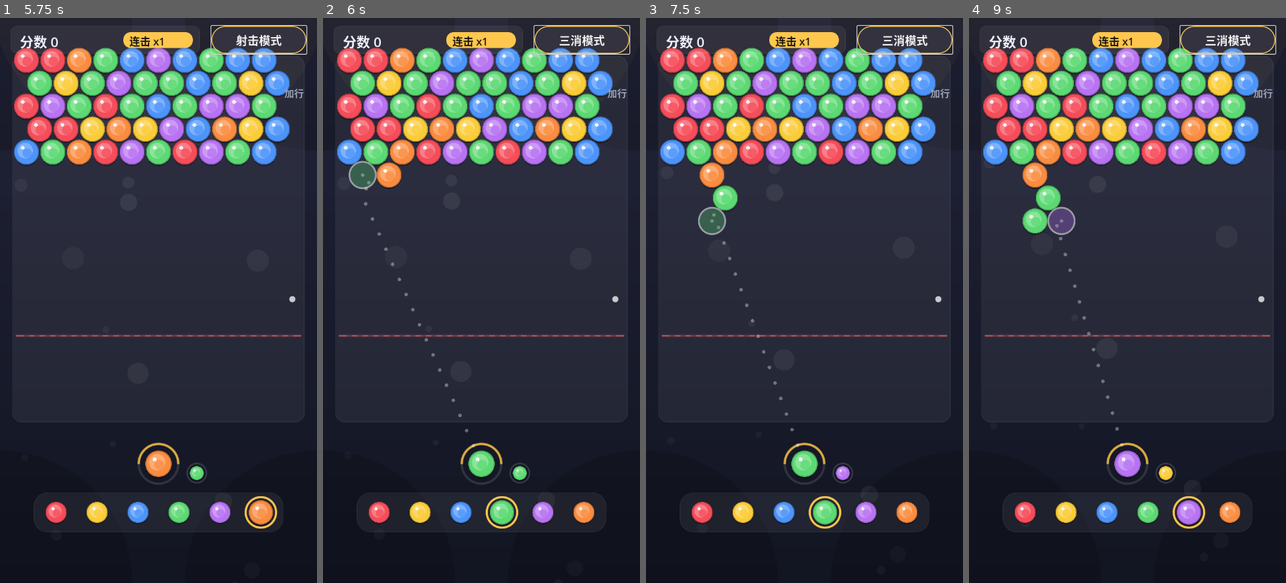
Above: before the commit, frames 1-4 (left to right).
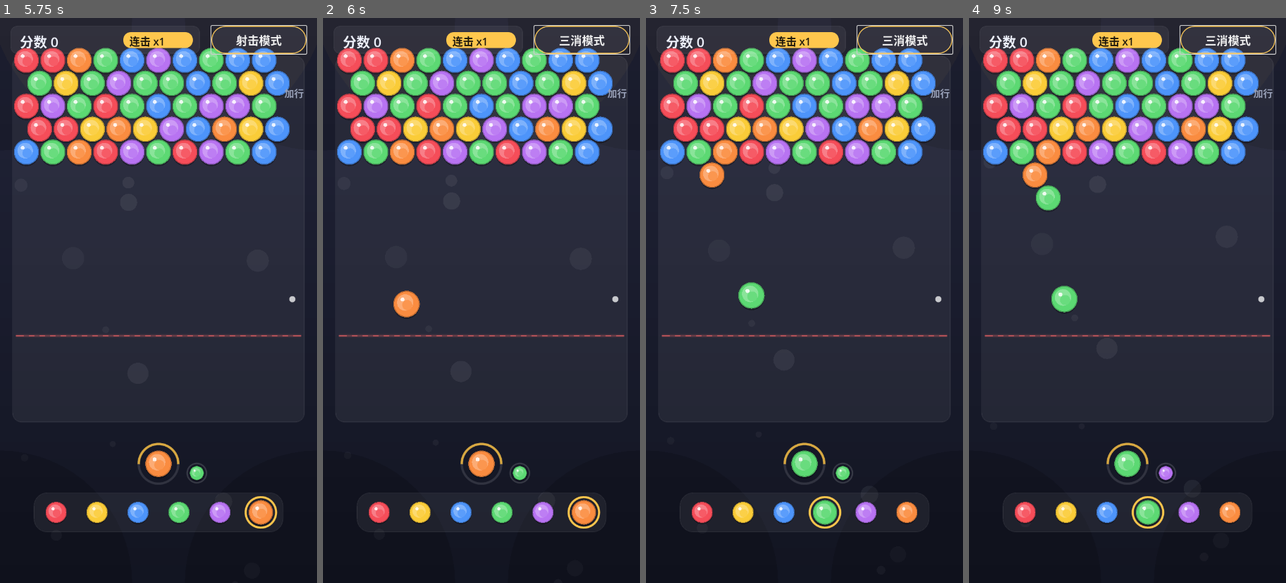
Above: after the commit, the same moments.

Repository: chenpeigen2/WeiXi
Game: Godot game, scene res://src/scenes/main.tscn
The game is run twice, just before and just after one commit, with the same random seed, the same clock (stepped at 60 frames per second) and the same inputs.
Inputs (mouse positions are in pixels of both pictures, inside the frame that each line leads up to):
- Up to frame 1 (5.75 s): click "三消模式" at 0.5 s; click "射击模式" at 1.25 s; click "三消模式" at 2 s; click "射击模式" at 2.75 s; click "三消模式" at 3.5 s; click "射击模式" at 4.25 s; tap Enter at 5 s; move the mouse to (228, 272) at 5.02 s; click (228, 272) at 5.17 s
- Up to frame 2 (6 s): tap Space at 5.75 s; drag from (418, 328) to (465, 413) at 5.77 s
- Up to frame 3 (7.5 s): tap Enter at 6.5 s; move the mouse to (836, 176) at 6.52 s; click (836, 176) at 6.67 s; tap Space at 7.25 s; drag from (788, 413) to (709, 215) at 7.27 s
- Up to frame 4 (9 s): tap Enter at 8 s; move the mouse to (1222, 385) at 8.02 s; click (1222, 385) at 8.17 s; tap Space at 8.75 s; drag from (1032, 215) to (1079, 159) at 8.77 s

Frame 1 is identical in both runs. In frame 2, 1.9% of the frame differs, in the area x 8-88%, y 25-91%; in frame 3, 1.1%; in frame 4, 2.0%, in the area x 16-75%, y 33-91%.

Commit message:
fix(ui): 飞球沿预测弹道飞行(含弹墙拐弯), 不再走直线捷径
TDD: flight_path 折线长度/距离采样测试先行, 58测试全绿。
预览与飞行共用同一 _trace_screen 折线, 匀速飞行限时0.08~0.45s。

Diff:
--- a/src/scenes/main.gd
+++ b/src/scenes/main.gd
@@ -102,13 +102,12 @@
 func _fire() -> void:
 	if shooter.is_flying():
 		return
-	var o := _cam_origin()
-	var trace: Dictionary = Trajectory.trace_path(game.board, game.layout, BoardCamera.to_board(Ui.SHOOTER_POS, 1.0, o), shooter.aim_dir, game.board.width * game.layout.diameter)
-	var cell: Vector2i = trace["cell"]
-	if cell == INVALID_CELL:
+	var tr := _trace_screen()
+	if tr["cell"] == INVALID_CELL:
 		return
+	var cell: Vector2i = tr["cell"]
 	var before: Dictionary = game.board.cells.duplicate()
-	shooter.start_flight(Ui.SHOOTER_POS, BoardCamera.to_screen(game.layout.cell_to_pixel(cell), 1.0, o), game.current_color, func() -> void:
+	shooter.start_flight(tr["path"], game.current_color, func() -> void:
 		var res: Dictionary = game.attach_ball(cell)
 		_spawn_effects(res, before)
 		selected = INVALID_CELL
@@ -143,22 +142,33 @@
 		fx_layer.spawn_drop(pos, game.layout.radius, Ui.BALL_COLORS[before.get(c, 0)])
 
 
-# ---------- 弹道预览 ----------
+# ---------- 弹道（预览与飞行共用同一条折线） ----------
 
-func _update_preview() -> void:
-	if game.mode != Game.Mode.SHOOT or shooter.is_flying():
-		shooter.set_preview(PackedVector2Array(), Vector2.ZERO, 0)
-		return
+func _trace_screen() -> Dictionary:
 	var o := _cam_origin()
 	var trace: Dictionary = Trajectory.trace_path(game.board, game.layout, BoardCamera.to_board(Ui.SHOOTER_POS, 1.0, o), shooter.aim_dir, game.board.width * game.layout.diameter)
 	var pts := PackedVector2Array()
+	pts.append(Ui.SHOOTER_POS)
 	for p in trace["points"]:
 		pts.append(BoardCamera.to_screen(p, 1.0, o))
 	var target := Vector2.ZERO
 	if trace["cell"] != INVALID_CELL:
 		target = BoardCamera.to_screen(game.layout.cell_to_pixel(trace["cell"]), 1.0, o)
 		pts.append(target)
-	shooter.set_preview(pts, target, game.current_color)
+	return {"cell": trace["cell"], "path": pts, "target": target}
+
+
+func _update_preview() -> void:
+	if game.mode != Game.Mode.SHOOT or shooter.is_flying():
+		shooter.set_preview(PackedVector2Array(), Vector2.ZERO, 0)
+		return
+	var tr := _trace_screen()
+	if tr["cell"] == INVALID_CELL:
+		shooter.set_preview(PackedVector2Array(), Vector2.ZERO, 0)
+		return
+	var pts: PackedVector2Array = tr["path"]
+	pts.remove_at(0) # 预览点流不含发射器中心
+	shooter.set_preview(pts, tr["target"], game.current_color)
 
 
 # ---------- HUD 回调 ----------
--- /dev/null
+++ b/src/ui/flight_path.gd
@@ -0,0 +1,25 @@
+extends RefCounted
+## 飞球路径：折线长度与按距离采样。纯数学。
+
+
+static func length(path: PackedVector2Array) -> float:
+	var total := 0.0
+	for i in range(1, path.size()):
+		total += path[i - 1].distance_to(path[i])
+	return total
+
+
+## 沿折线走 dist 距离后的位置；负距离取起点，超程取终点
+static func sample(path: PackedVector2Array, dist: float) -> Vector2:
+	if path.is_empty():
+		return Vector2.ZERO
+	if dist <= 0.0:
+		return path[0]
+	var acc := 0.0
+	for i in range(1, path.size()):
+		var seg: float = path[i - 1].distance_to(path[i])
+		if acc + seg >= dist:
+			var t := (dist - acc) / seg if seg > 0.0 else 0.0
+			return path[i - 1].lerp(path[i], t)
+		acc += seg
+	return path[path.size() - 1]
--- a/src/ui/shooter.gd
+++ b/src/ui/shooter.gd
@@ -3,14 +3,17 @@
 
 const Ui = preload("res://src/ui/theme.gd")
 const BallDraw = preload("res://src/ui/ball_draw.gd")
+const FlightPath = preload("res://src/ui/flight_path.gd")
 const Game = preload("res://src/logic/game.gd")
 
-const FLY_TIME := 0.16
+const FLY_SPEED := 2400.0 # 像素/秒
+const FLY_MIN := 0.08
+const FLY_MAX := 0.45
 
 var game: RefCounted
 var aim_dir := Vector2.UP
 
-var _flight: Dictionary = {} # {from,to,pos,t,color,cb}
+var _flight: Dictionary = {} # {path,total,d,speed,pos,color,cb}
 var _preview_points := PackedVector2Array()
 var _preview_target := Vector2.ZERO
 var _preview_color := 0
@@ -42,20 +45,25 @@
 	return not _flight.is_empty()
 
 
-func start_flight(from_pos: Vector2, to_pos: Vector2, color: int, on_finished: Callable) -> void:
-	_flight = {"from": from_pos, "to": to_pos, "pos": from_pos, "t": 0.0, "color": color, "cb": on_finished}
+## 沿真实弹道折线飞行（与预览点流完全一致，含弹墙拐弯）
+func start_flight(path: PackedVector2Array, color: int, on_finished: Callable) -> void:
+	if path.is_empty():
+		return
+	var total := FlightPath.length(path)
+	var duration: float = clamp(total / FLY_SPEED, FLY_MIN, FLY_MAX)
+	_flight = {"path": path, "total": total, "d": 0.0, "speed": total / duration, "pos": path[0], "color": color, "cb": on_finished}
 
 
 func _process(delta: float) -> void:
 	if _flight.is_empty():
 		return
-	_flight["t"] += delta / FLY_TIME
-	if _flight["t"] >= 1.0:
+	_flight["d"] += _flight["speed"] * delta
+	if _flight["d"] >= _flight["total"]:
 		var cb: Callable = _flight["cb"]
 		_flight = {}
 		cb.call()
 	else:
-		_flight["pos"] = _flight["from"].lerp(_flight["to"], _flight["t"])
+		_flight["pos"] = FlightPath.sample(_flight["path"], _flight["d"])
 	queue_redraw()
 
 
--- /dev/null
+++ b/tests/test_flight_path.gd
@@ -0,0 +1,27 @@
+extends "res://tests/test_case.gd"
+
+const FlightPath = preload("res://src/ui/flight_path.gd")
+
+
+func test_length_single_segment() -> void:
+	assert_eq(FlightPath.length(PackedVector2Array([Vector2(0, 0), Vector2(3, 4)])), 5.0, "3-4-5")
+
+
+func test_sample_midpoint() -> void:
+	var p := PackedVector2Array([Vector2(0, 0), Vector2(3, 4)])
+	assert_vec_near(FlightPath.sample(p, 2.5), Vector2(1.5, 2.0), "中点")
+
+
+func test_sample_across_segments() -> void:
+	var p := PackedVector2Array([Vector2(0, 0), Vector2(10, 0), Vector2(10, 10)])
+	assert_vec_near(FlightPath.sample(p, 15.0), Vector2(10, 5), "拐到第二段")
+
+
+func test_sample_clamps_to_ends() -> void:
+	var p := PackedVector2Array([Vector2(0, 0), Vector2(10, 0)])
+	assert_vec_near(FlightPath.sample(p, -5.0), Vector2(0, 0), "负距离取起点")
+	assert_vec_near(FlightPath.sample(p, 99.0), Vector2(10, 0), "超程取终点")
+
+
+func test_sample_empty_path() -> void:
+	assert_vec_near(FlightPath.sample(PackedVector2Array(), 3.0), Vector2.ZERO)
